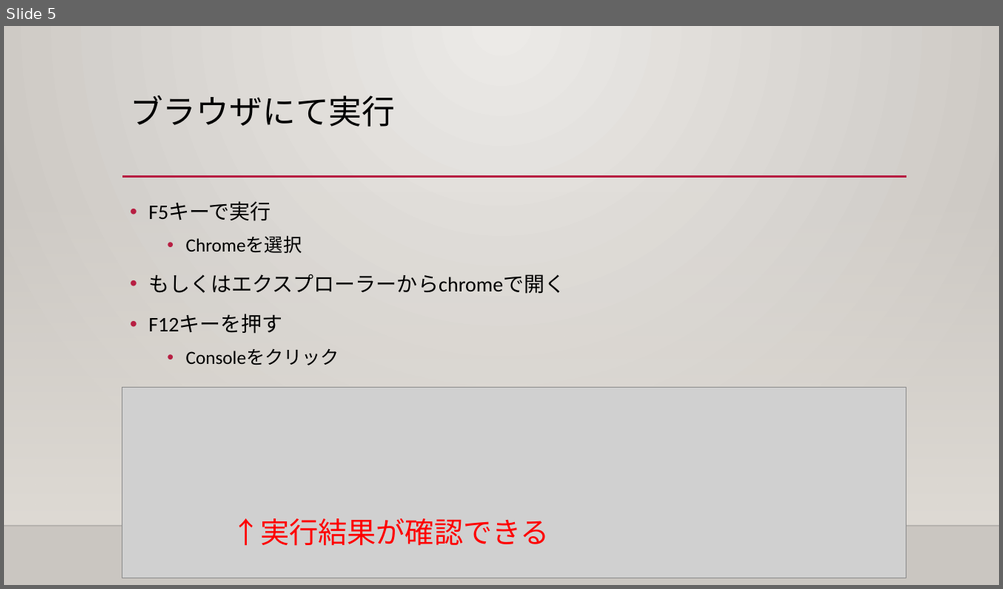
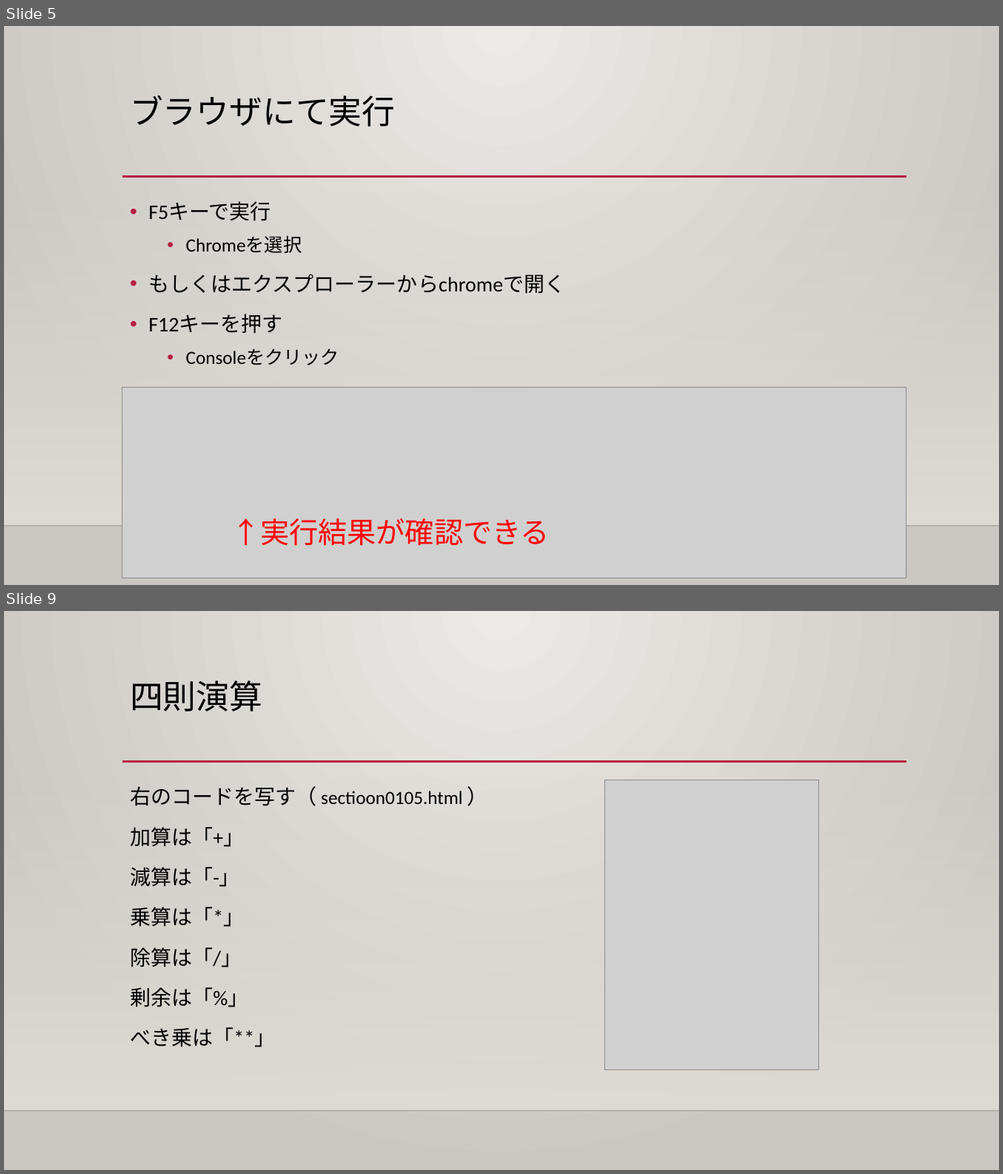
Before and after one commit to illionillion/js_textbook_slide, a slide deck: Sec01/JavaScript解説01.pptx. Shown one above the other, each under a label of ours: slide 5 before the commit, slides 5 and 9 after it; the slides between them are not shown. The pictures are 1003x589 and 1003x1174 pixels, drawn with LibreOffice and Linux fonts; fonts in the diff are those of the drawing; grey boxes stand for pictures; background and template pictures are left out. Boxes give left, top, right and bottom in pixels: in the first picture for what was removed or moved away, otherwise in the second. Text is boxed around its words. In the diff, an @@ line names an element or a change of style, - is before the commit and + after.

```diff
--- a/Sec01/JavaScript解説01.pptx
+++ b/Sec01/JavaScript解説01.pptx
@@ slide 9 added at box(4, 611, 999, 1170), background gradient #ECEAE7 to #CAC7C1; not listed: 3 template elements that a slide beside it also shows @@
@@ title added at box(130, 681, 262, 712), 32 pt, text #000000 @@
+四則演算
@@ text added at box(130, 786, 462, 1048), 20 pt, text #000000 @@
+右のコードを写す（ sectioon0105.html ）
+加算は「+」
+減算は「-」
+乗算は「*」
+除算は「/」
+剰余は「%」
+べき乗は「**」
@@ picture added at box(605, 780, 819, 1070) @@
```
Also in this commit, not shown: 3 slides changed, 3 other slides added.
